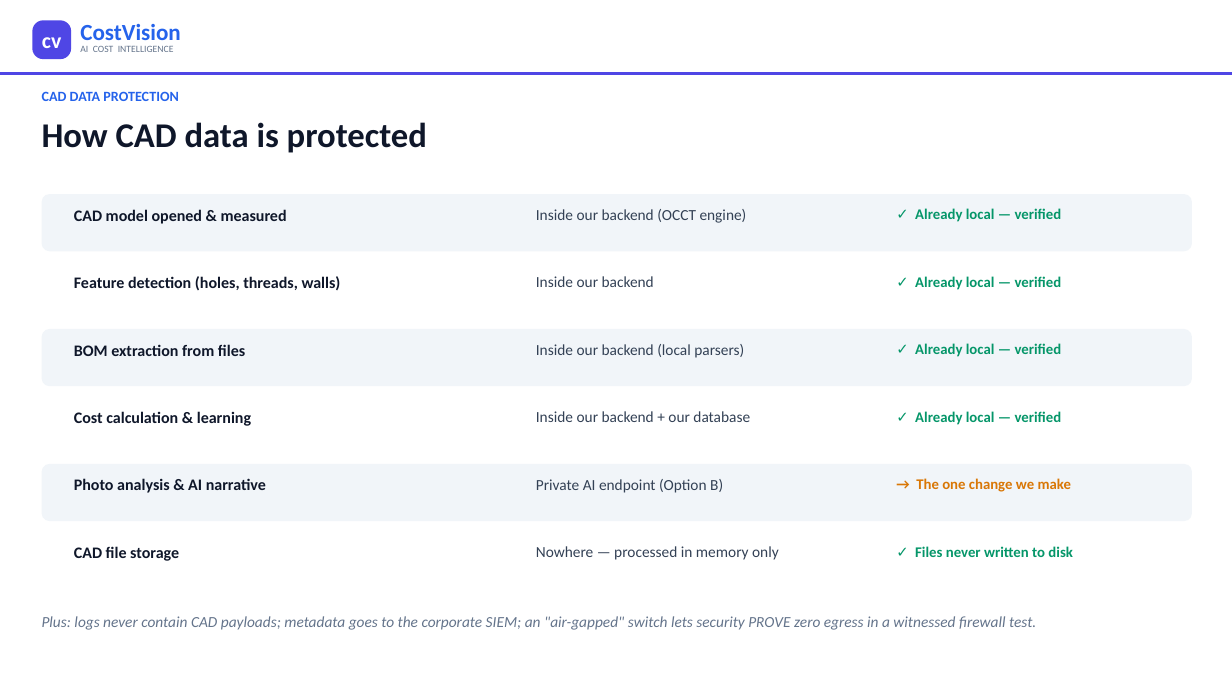
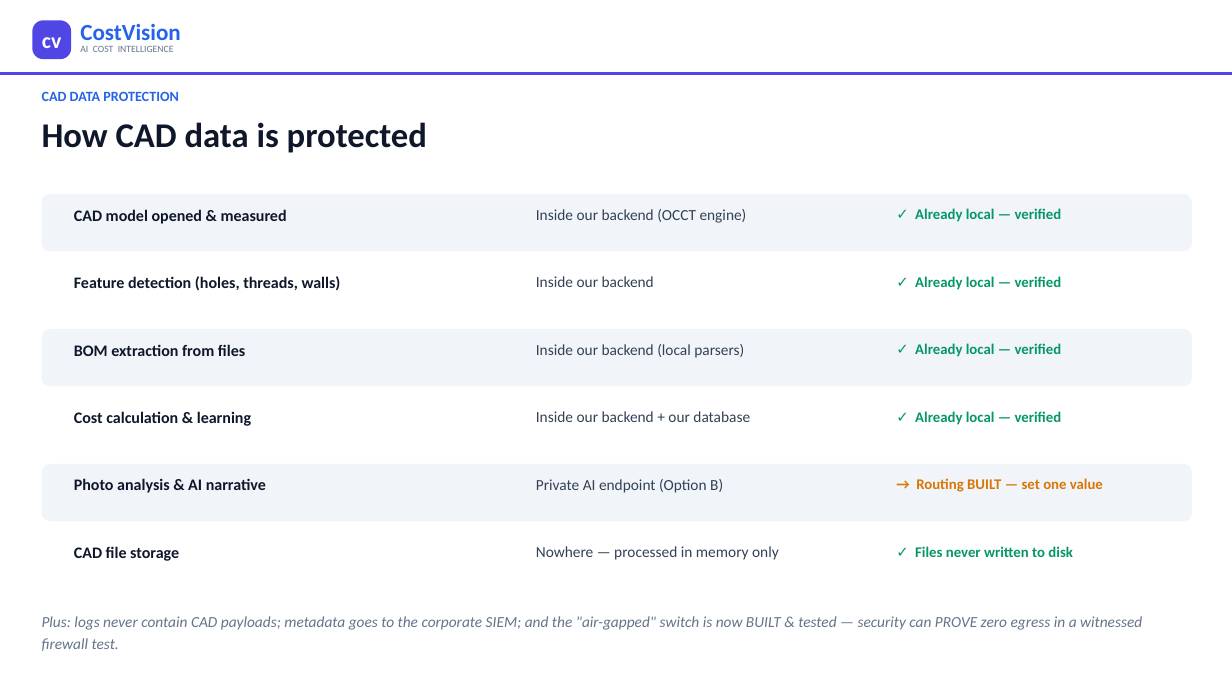
Before and after one commit to bhosaleavinash546/leamington-marathi, a slide deck: slide 9 of CostVision-Implementation-Blueprint.pptx. Drawn at 1232x693 pixels with LibreOffice and Linux fonts; fonts in the diff are those of the drawing. Boxes give left, top, right and bottom in pixels: in the first picture for what was removed or moved away, otherwise in the second. Text is boxed around its words. In the diff, an @@ line names an element or a change of style, - is before the commit and + after.

```diff
--- a/CostVision-Implementation-Blueprint.pptx
+++ b/CostVision-Implementation-Blueprint.pptx
@@ text at (916,478,1103,492): text changed @@
-→ The one change we make
+→ Routing BUILT — set one value
@@ text at (42,616,1142,651): text changed @@
-Plus: logs never contain CAD payloads; metadata goes to the corporate SIEM; an "air-gapped" switch lets security PROVE zero egress in a witnessed firewall test.
+Plus: logs never contain CAD payloads; metadata goes to the corporate SIEM; and the "air-gapped" switch is now BUILT & tested — security can PROVE zero egress in a witnessed firewall test.
```
Also in this commit, not shown: 11 other slides changed, 2 other files.
